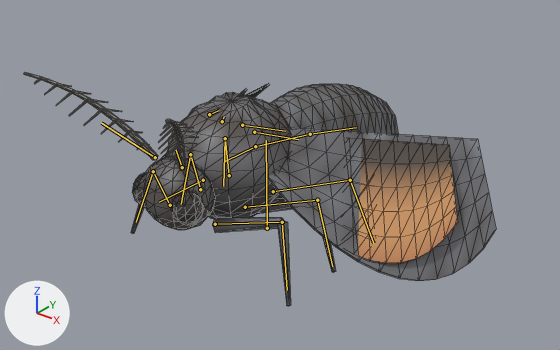
What one commit did to the glTF model assets/creatures/flue_moth/flue_moth.glb.
Rendered twice from a camera (50 mm lens) standing at (1.104, -1.576, 1.011) and looking at (0.006, -0.203, 0.16). The axes (+X, +Y, +Z) are drawn at lower left. The lights are the same throughout. The first picture is the older version. Both versions are drawn at frame 13 of the action 'attack'; the numbers are the values there. The bones that bend it are drawn over the model as lines. Mesh edges are drawn as thin lines.

Objects in the first picture: 'flue_moth'.
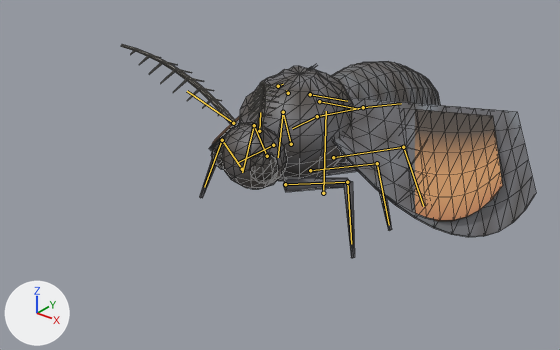
What differs and where, as boxes (x1, y1, x2, y2) in the pictures (560 x 350 px):
'flue_moth', posed (12% narrower, 9% shorter): before (24, 72, 496, 306); after (121, 44, 536, 258)
bone 'root', root to tip: before (267, 228) to (266, 140); after (323, 193) to (326, 111)

The edits, one by one:
Bone 'root' (bone_root) moves from (0.0, 0.025, 0.248) to (0.0, 0.025, 0.0).
